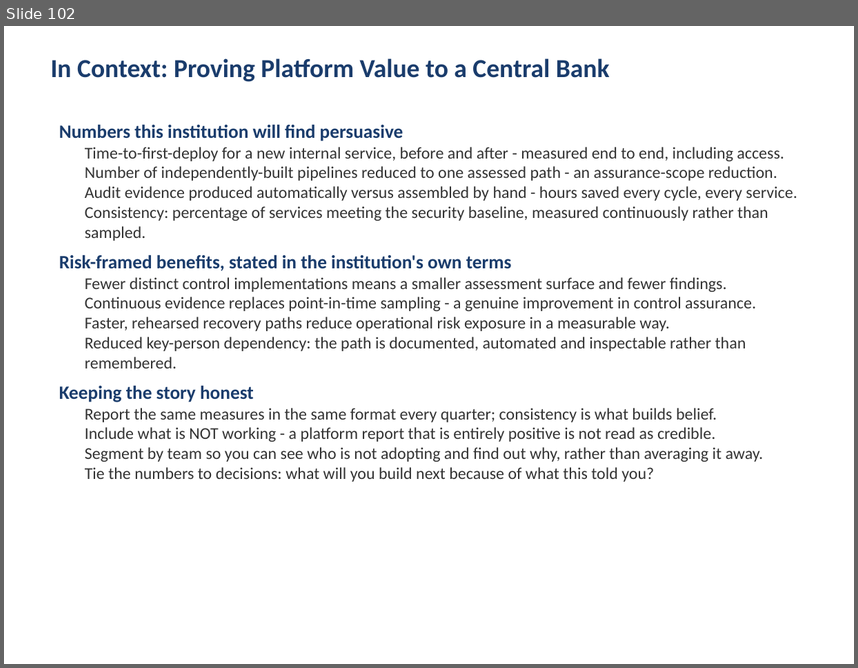
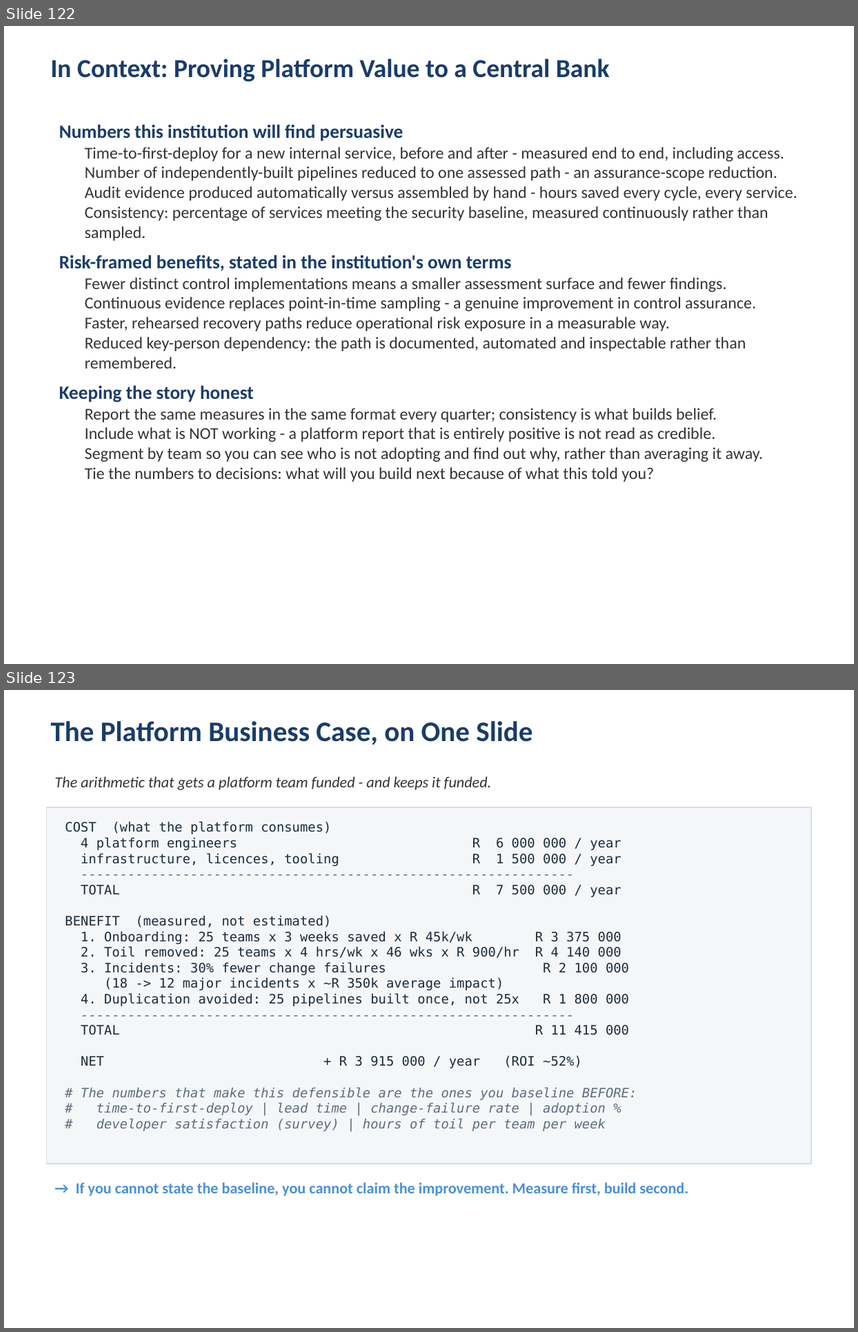
Before and after one commit to kumbulanit/devopsplaformngr, a slide deck: slides/DevOps-PlatformEngineering-Day2.pptx. Shown one above the other, each under a label of ours: slide 102 before the commit, slides 122 and 123 after it. The pictures are 858x668 and 858x1332 pixels, drawn with LibreOffice and Linux fonts; fonts in the diff are those of the drawing. Boxes give left, top, right and bottom in pixels: in the first picture for what was removed or moved away, otherwise in the second. Text is boxed around its words. In the diff, an @@ line names an element or a change of style, - is before the commit and + after.

```diff
--- a/slides/DevOps-PlatformEngineering-Day2.pptx
+++ b/slides/DevOps-PlatformEngineering-Day2.pptx
@@ slide 123 added at box(4, 690, 854, 1328), background #FFFFFF @@
@@ text added at box(51, 721, 533, 745), 24 pt, text #1A3C6C, bold @@
+The Platform Business Case, on One Slide
@@ text added at box(55, 776, 492, 790), 13 pt, text #333333, italic @@
+The arithmetic that gets a platform team funded - and keeps it funded.
@@ rectangle added at box(47, 807, 811, 1163), fill #F4F6F8, outline #D5DDE5 1 pt @@
@@ text added at box(65, 821, 637, 1131), 11 pt, text #1B2B3A @@
+COST (what the platform consumes)
+4 platform engineers R 6 000 000 / year
+infrastructure, licences, tooling R 1 500 000 / year
+---------------------------------------------------------------
+TOTAL R 7 500 000 / year
+BENEFIT (measured, not estimated)
+1. Onboarding: 25 teams x 3 weeks saved x R 45k/wk R 3 375 000
+2. Toil removed: 25 teams x 4 hrs/wk x 46 wks x R 900/hr R 4 140 000
+3. Incidents: 30% fewer change failures R 2 100 000
+(18 -> 12 major incidents x ~R 350k average impact)
+4. Duplication avoided: 25 pipelines built once, not 25x R 1 800 000
+---------------------------------------------------------------
+TOTAL R 11 415 000
+NET + R 3 915 000 / year (ROI ~52%)
+# The numbers that make this defensible are the ones you baseline BEFORE:
+# time-to-first-deploy | lead time | change-failure rate | adoption %
+# developer satisfaction (survey) | hours of toil per team per week
@@ text added at box(76, 1182, 688, 1196), 13 pt, text #4A90D9, bold @@
+→ If you cannot state the baseline, you cannot claim the improvement. Measure first, build second.
@@ what was slide 102 is now slide 122 @@
```
Also in this commit, not shown: 21 other slides added, 1 other file.
